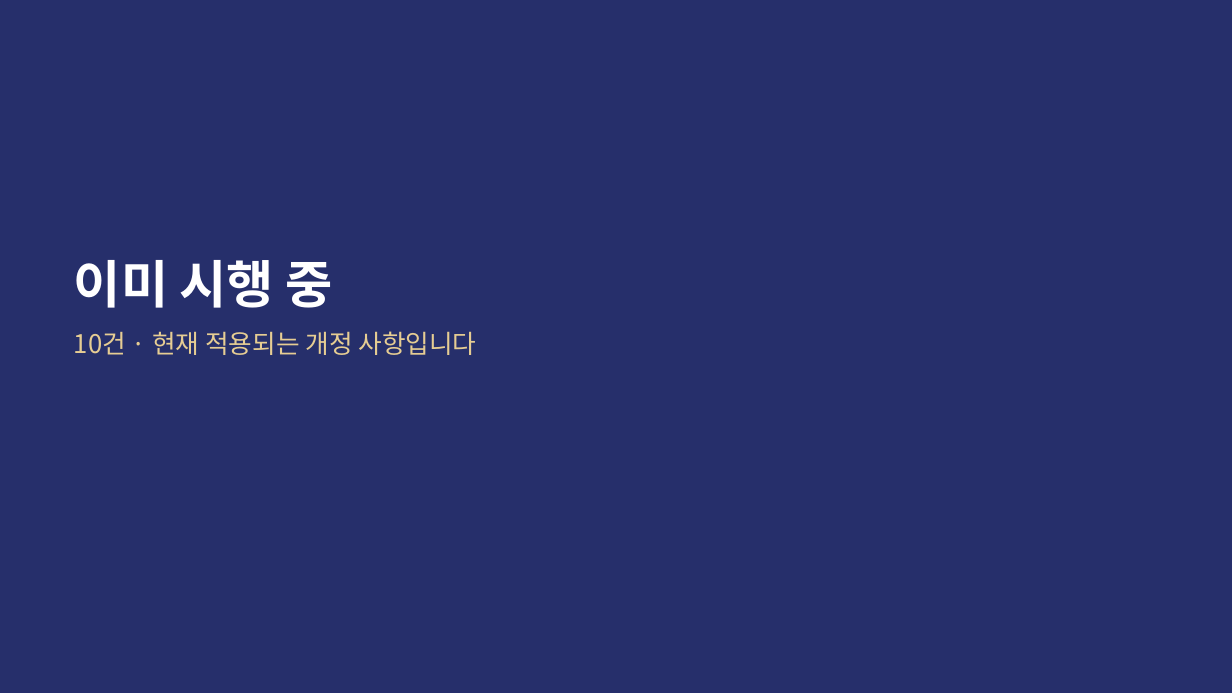
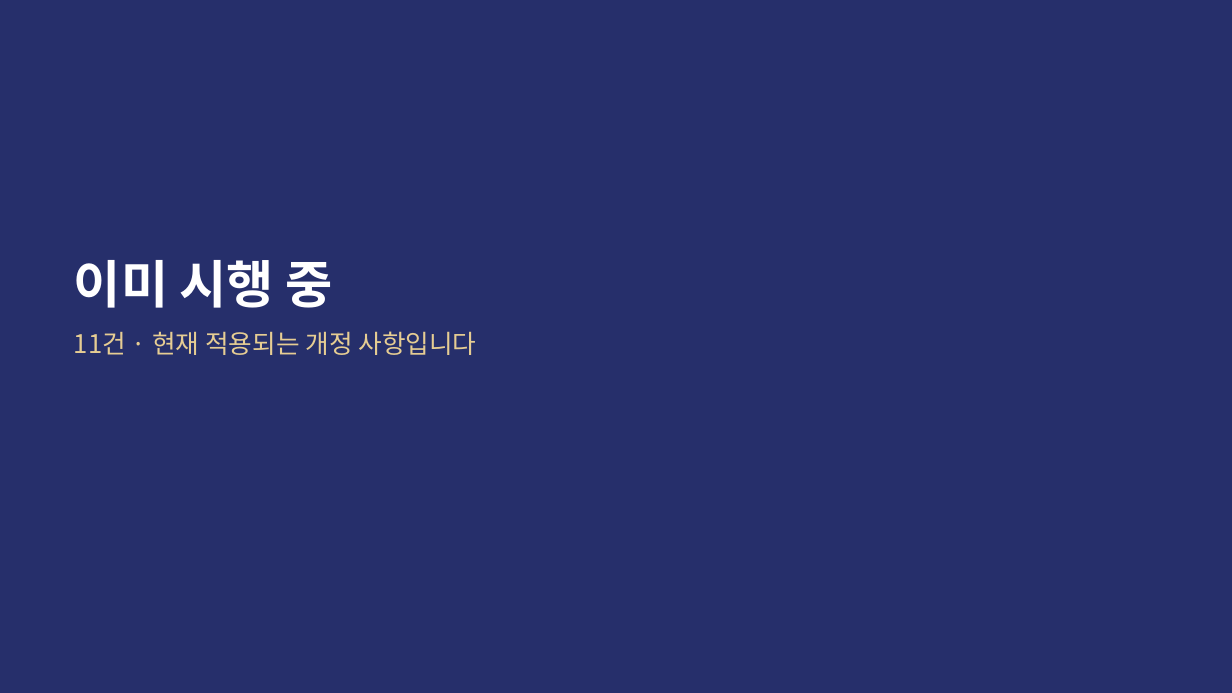
Before and after one commit to ctasyb-design/ctasyb-design.github.io, a slide deck: slide 14 of files/tax-law-update.pptx (slide 13 before the commit). Drawn at 1232x693 pixels with LibreOffice and Linux fonts; fonts in the diff are those of the drawing. Boxes give left, top, right and bottom in pixels: in the first picture for what was removed or moved away, otherwise in the second. Text is boxed around its words. In the diff, an @@ line names an element or a change of style, - is before the commit and + after.

```diff
--- a/files/tax-law-update.pptx
+++ b/files/tax-law-update.pptx
@@ text at (74, 331, 476, 355): text changed @@
-10건 · 현재 적용되는 개정 사항입니다
+11건 · 현재 적용되는 개정 사항입니다
```
Also in this commit, not shown: 24 other slides changed, 2 slides added.
